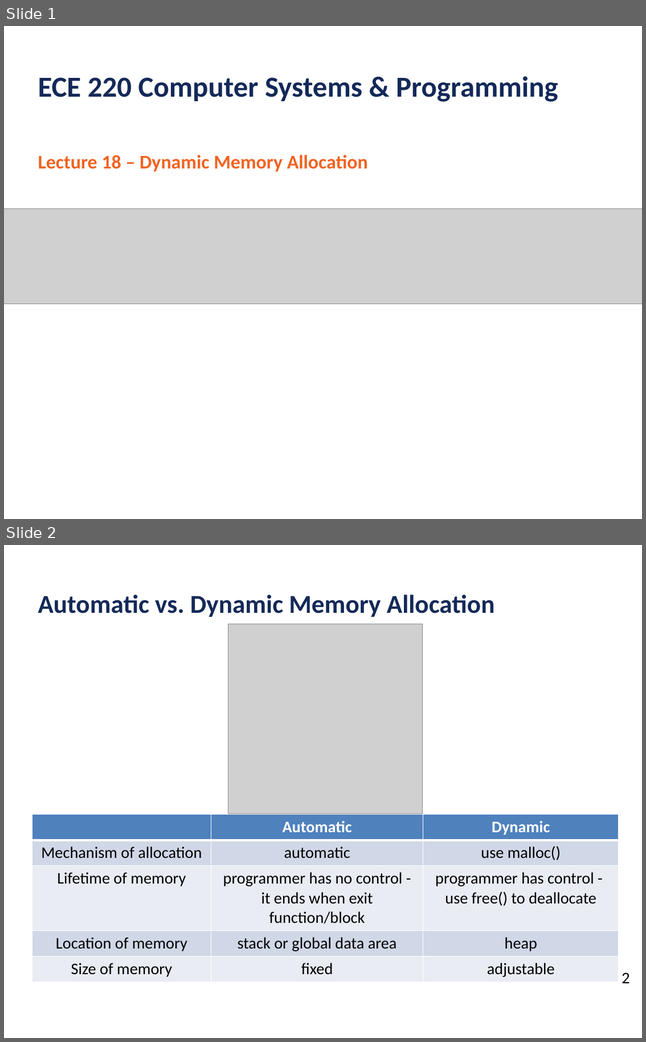
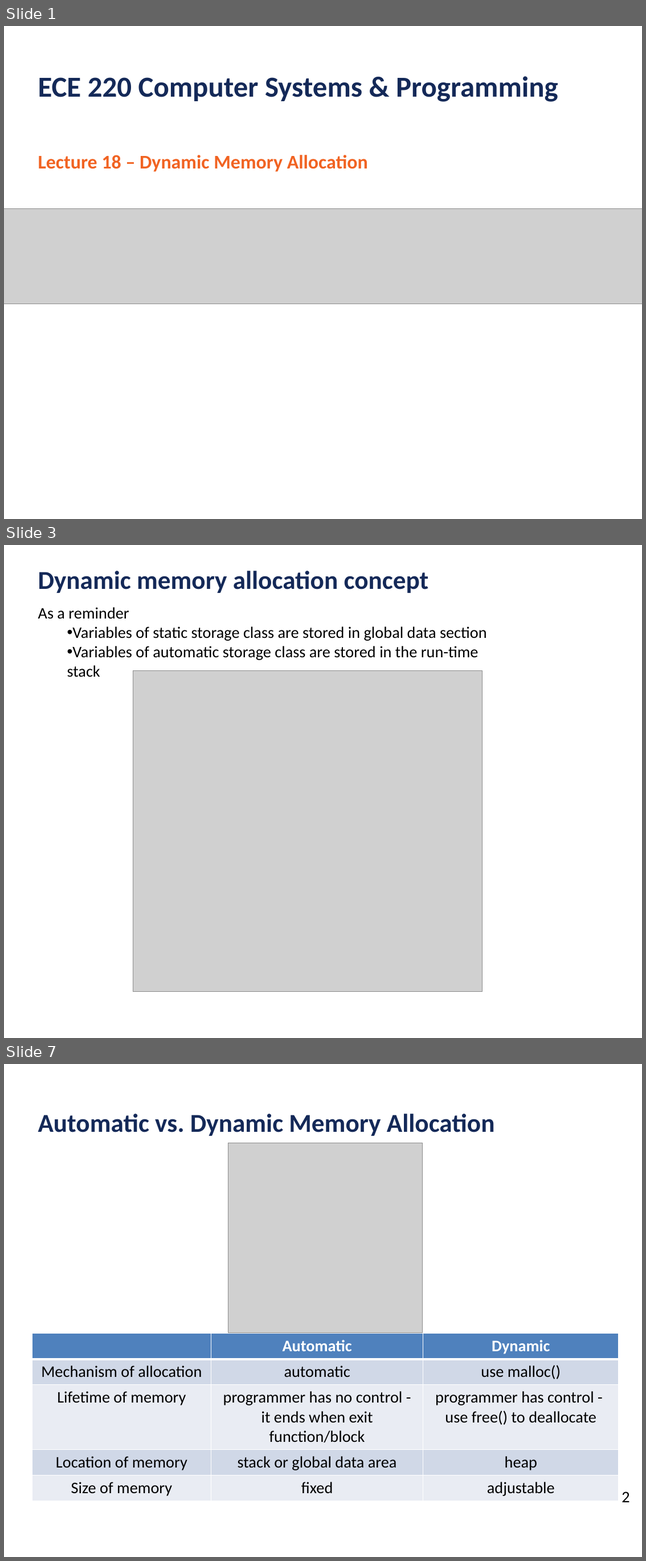
Before and after one commit to ubhowmik/ECE220, a slide deck: Lecture#18/Lecture_18_presentation.pptx. Shown one above the other, each under a label of ours: slides 1 and 2 before the commit, slides 1, 3 and 7 after it; the slides between them are not shown. The pictures are 646x1042 and 646x1561 pixels, drawn with LibreOffice and Linux fonts; fonts in the diff are those of the drawing; grey boxes stand for pictures; background and template pictures are left out. Boxes give left, top, right and bottom in pixels: in the first picture for what was removed or moved away, otherwise in the second. Text is boxed around its words. In the diff, an @@ line names an element or a change of style, - is before the commit and + after.

```diff
--- a/Lecture#18/Lecture_18_presentation.pptx
+++ b/Lecture#18/Lecture_18_presentation.pptx
@@ slide 3 added at [4, 545, 642, 1038], background #FFFFFF @@
@@ text added at [38, 571, 429, 593], 32 pt, text #142958, bold @@
+Dynamic memory allocation concept
@@ text added at [38, 607, 487, 677], 20 pt, text #000000 @@
+As a reminder
+  • Variables of static storage class are stored in global data section
+  • Variables of automatic storage class are stored in the run-time stack
@@ picture added at [133, 671, 482, 992] @@
@@ what was slide 2 is now slide 7 @@
```
Also in this commit, not shown: 1 slide changed, 9 other slides added, 3 slides removed, 7 other files.
